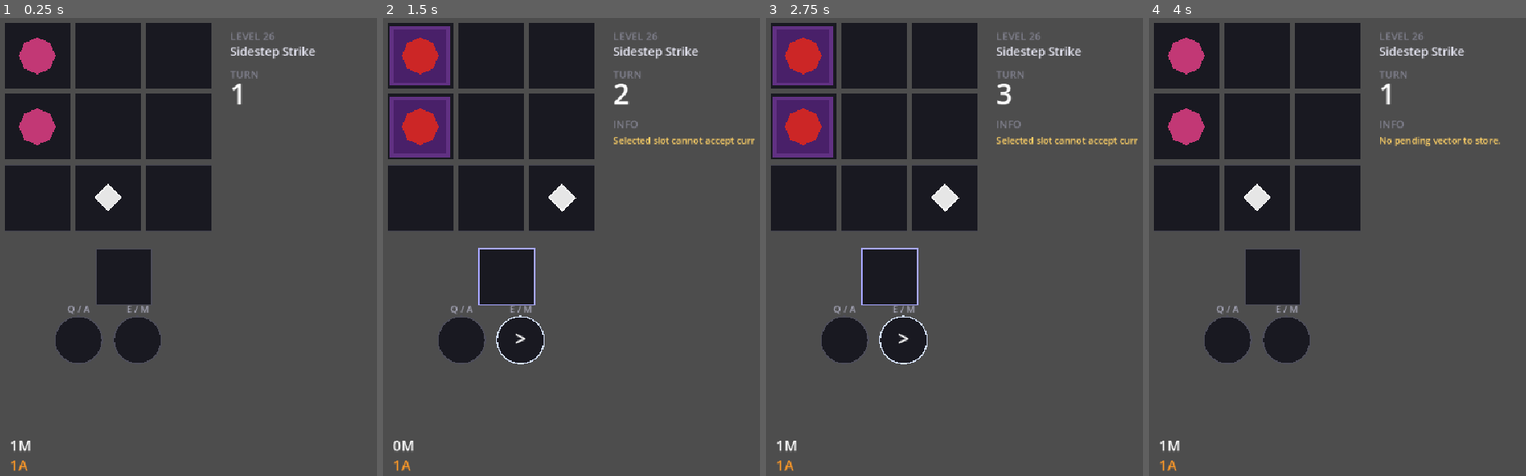
Above: before the commit, frames 1-4 (left to right).
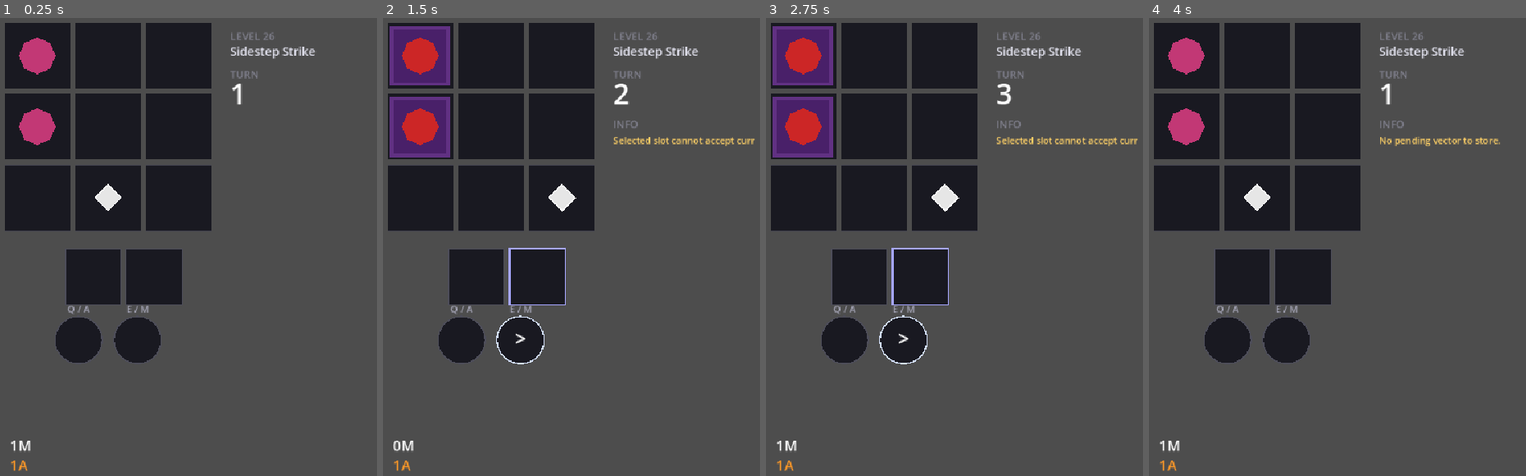
Above: after the commit, the same moments.

Repository: Periodev/DIR
Game: Godot game, scene res://main.tscn
The game is run twice, just before and just after one commit, with the same random seed, the same clock (stepped at 60 frames per second) and the same inputs.
Inputs:
- Up to frame 1 (0.25 s): no input
- Up to frame 2 (1.5 s): tap Enter at 0.5 s; hold Right 0.53-1.28 s; tap 1 at 0.6 s; tap Space at 0.77, 1.25 s; hold Down from 1.28 s (still down); tap 2 at 1.35 s
- Up to frame 3 (2.75 s): tap Space at 1.52 s; tap Enter at 2 s; release Down at 2.03 s; hold Right from 2.03 s (still down); tap 3 at 2.1 s
- Up to frame 4 (4 s): tap Space at 2.75, 3.02, 3.77 s; release Right at 2.78 s; hold Up 2.78-3.53 s; tap 4 at 2.85 s; tap Enter at 3.5 s; hold Left from 3.53 s (still down); tap R at 3.6 s

The runs differ from the first frame. In frame 1, 2.1% of the frame differs, in the area x 17-49%, y 50-63%; in frame 2, 2.3%; in frame 3, 2.3%; in frame 4, 2.1%.

Commit message:
Extend zone 4 LMA curriculum

Diff:
--- a/godot_project/scripts/LevelConstants_Zone4.gd
+++ b/godot_project/scripts/LevelConstants_Zone4.gd
@@ -21,7 +21,7 @@
 		"direction_map": "",
 		"move_limit": 1,
 		"attack_limit": 1,
-		"unlocked_slot_count": 1,
+		"unlocked_slot_count": 2,
 		"kill_recovery_enabled": false,
 		"allowed_skill_types": ["LMA"],
 		# MU AL SRU
@@ -40,7 +40,7 @@
 		"direction_map": "",
 		"move_limit": 1,
 		"attack_limit": 1,
-		"unlocked_slot_count": 1,
+		"unlocked_slot_count": 2,
 		"kill_recovery_enabled": false,
 		"allowed_skill_types": ["LMA"],
 		# MU AL SRR
@@ -59,9 +59,107 @@
 		"direction_map": "",
 		"move_limit": 1,
 		"attack_limit": 1,
-		"unlocked_slot_count": 1,
+		"unlocked_slot_count": 2,
 		"kill_recovery_enabled": false,
 		"allowed_skill_types": ["LMA"],
 		# AR MU SRU
 	},
+
+	{
+		"zone": 4,
+		"index": 4,
+		"code": "4-4",
+		"title": "Clear",
+		"object_map": """
+..E
+.E.
+E@.
+""",
+		"direction_map": "",
+		"move_limit": 1,
+		"attack_limit": 2,
+		"unlocked_slot_count": 2,
+		"kill_recovery_enabled": false,
+		"allowed_skill_types": ["LMA"],
+		# AL AU MU SRR
+	},
+
+	{
+		"zone": 4,
+		"index": 5,
+		"code": "4-5",
+		"title": "Return",
+		"object_map": """
+..E
+.@.
+E..
+""",
+		"direction_map": "",
+		"move_limit": 2,
+		"attack_limit": 1,
+		"unlocked_slot_count": 2,
+		"kill_recovery_enabled": false,
+		"allowed_skill_types": ["LMA"],
+		# MU AR MD SRD
+	},
+
+	{
+		"zone": 4,
+		"index": 6,
+		"code": "4-6",
+		"title": "Landing",
+		"object_map": """
+.E.
+...
+E..
+.@.
+""",
+		"direction_map": "",
+		"move_limit": 1,
+		"attack_limit": 2,
+		"unlocked_slot_count": 2,
+		"kill_recovery_enabled": false,
+		"allowed_skill_types": ["LMA"],
+		# MU AL SRU AU
+	},
+
+	{
+		"zone": 4,
+		"index": 7,
+		"code": "4-7",
+		"title": "Arc",
+		"object_map": """
+.E.
+..@
+E..
+.E.
+""",
+		"direction_map": "",
+		"move_limit": 1,
+		"attack_limit": 2,
+		"unlocked_slot_count": 2,
+		"kill_recovery_enabled": false,
+		"allowed_skill_types": ["LMA"],
+		# ML AU SRD AD
+	},
+
+	{
+		"zone": 4,
+		"index": 8,
+		"code": "4-8",
+		"title": "Spiral",
+		"object_map": """
+.E..
+...E
+E.@.
+..E.
+""",
+		"direction_map": "",
+		"move_limit": 2,
+		"attack_limit": 2,
+		"unlocked_slot_count": 2,
+		"kill_recovery_enabled": false,
+		"allowed_skill_types": ["LMA"],
+		# MU AR ML AU SRD SRR
+	},
 ]
Not shown, changed: godot_project/tools/solver_outputs/solve_4-1.txt
Not shown, changed: godot_project/tools/solver_outputs/solve_4-2.txt
Not shown, changed: godot_project/tools/solver_outputs/solve_4-3.txt
Not shown, added: godot_project/tools/solver_outputs/solve_4-4.txt
Not shown, added: godot_project/tools/solver_outputs/solve_4-5.txt
Not shown, added: godot_project/tools/solver_outputs/solve_4-6.txt
Not shown, added: godot_project/tools/solver_outputs/solve_4-7.txt
Not shown, added: godot_project/tools/solver_outputs/solve_4-8.txt
Not shown, changed: godot_project/tools/solver_outputs/solve_all_levels.tsv
Not shown, changed: godot_project/tools/solver_outputs/solve_all_levels.txt
Not shown, changed: godot_project/ZONE4_TEMPLATE.md
Not shown, changed: godot_project/tools/solver_outputs/solve_all_levels.md
